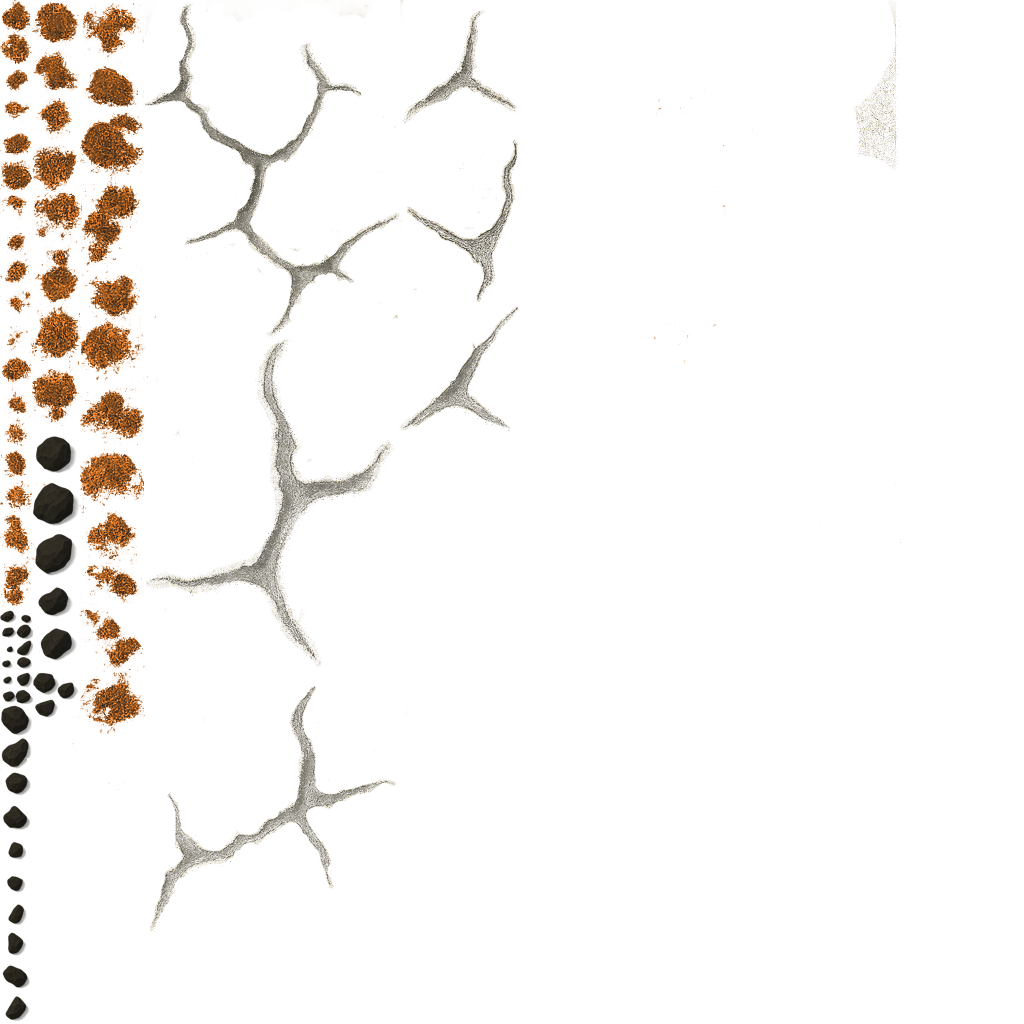
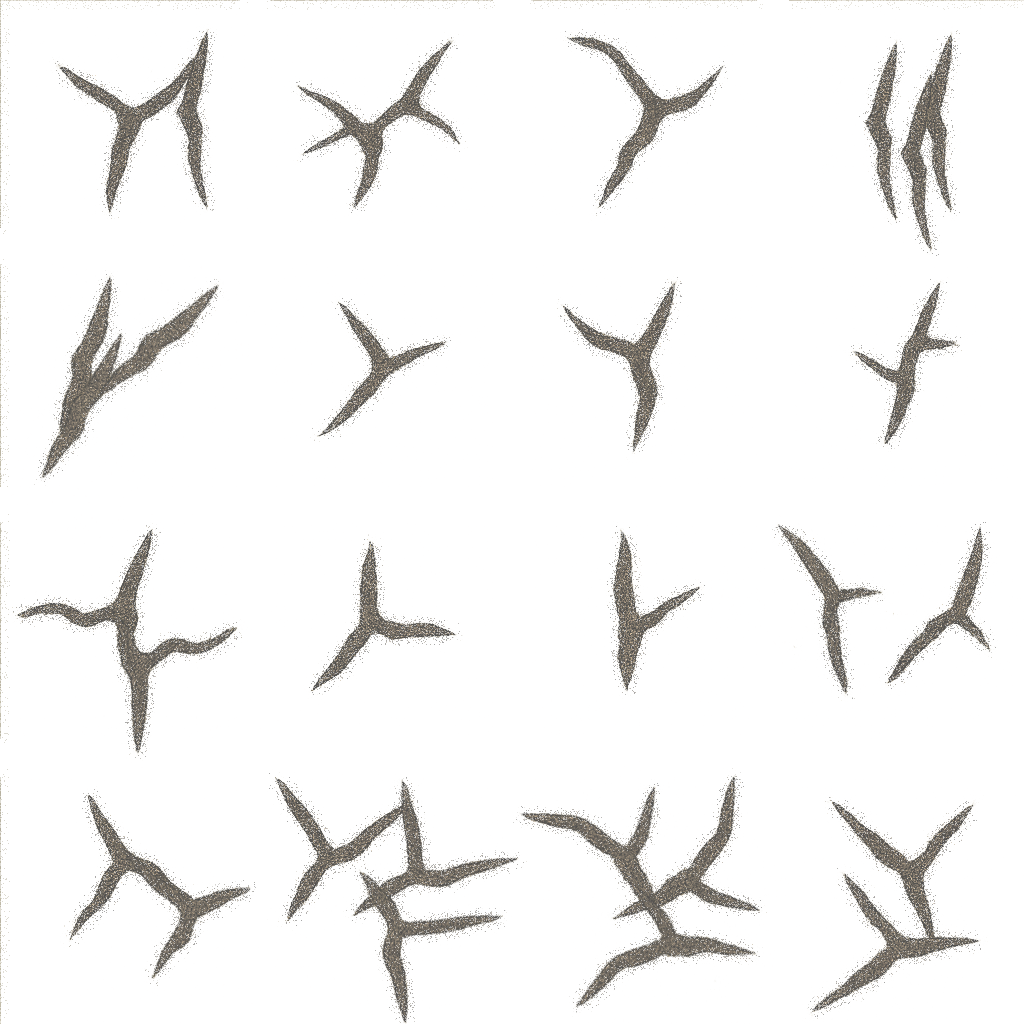
Revision of a layered 1024x1024 image; what changed, layer by layer:
removed layer "Paint Layer 2 (pasted)" over bbox(0, 383, 351, 1024)
removed layer "Paint Layer 1 (pasted) Merged" (1st of 2) over bbox(0, 0, 1024, 1024)
removed layer "Paint Layer 1 (pasted) Merged" (2nd of 2) (was 90%) over bbox(0, 0, 1024, 1024)
added layer "Paint Layer 1 (pasted)" (2nd of 2) (70%) over bbox(0, 0, 1024, 1024)
